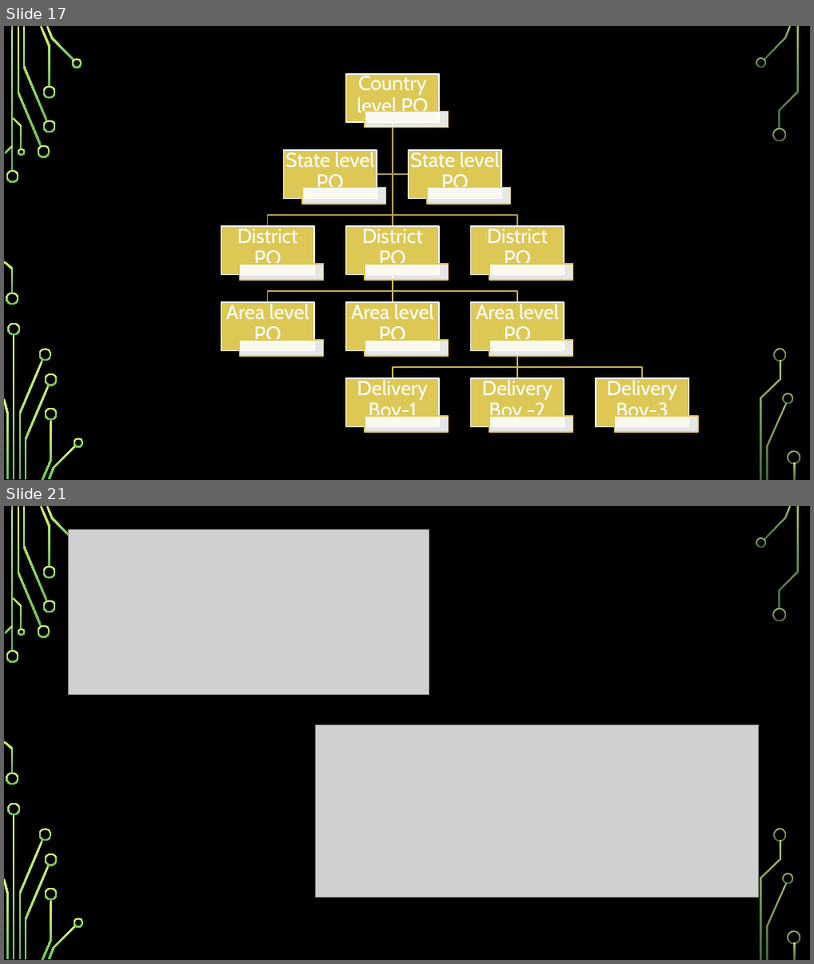
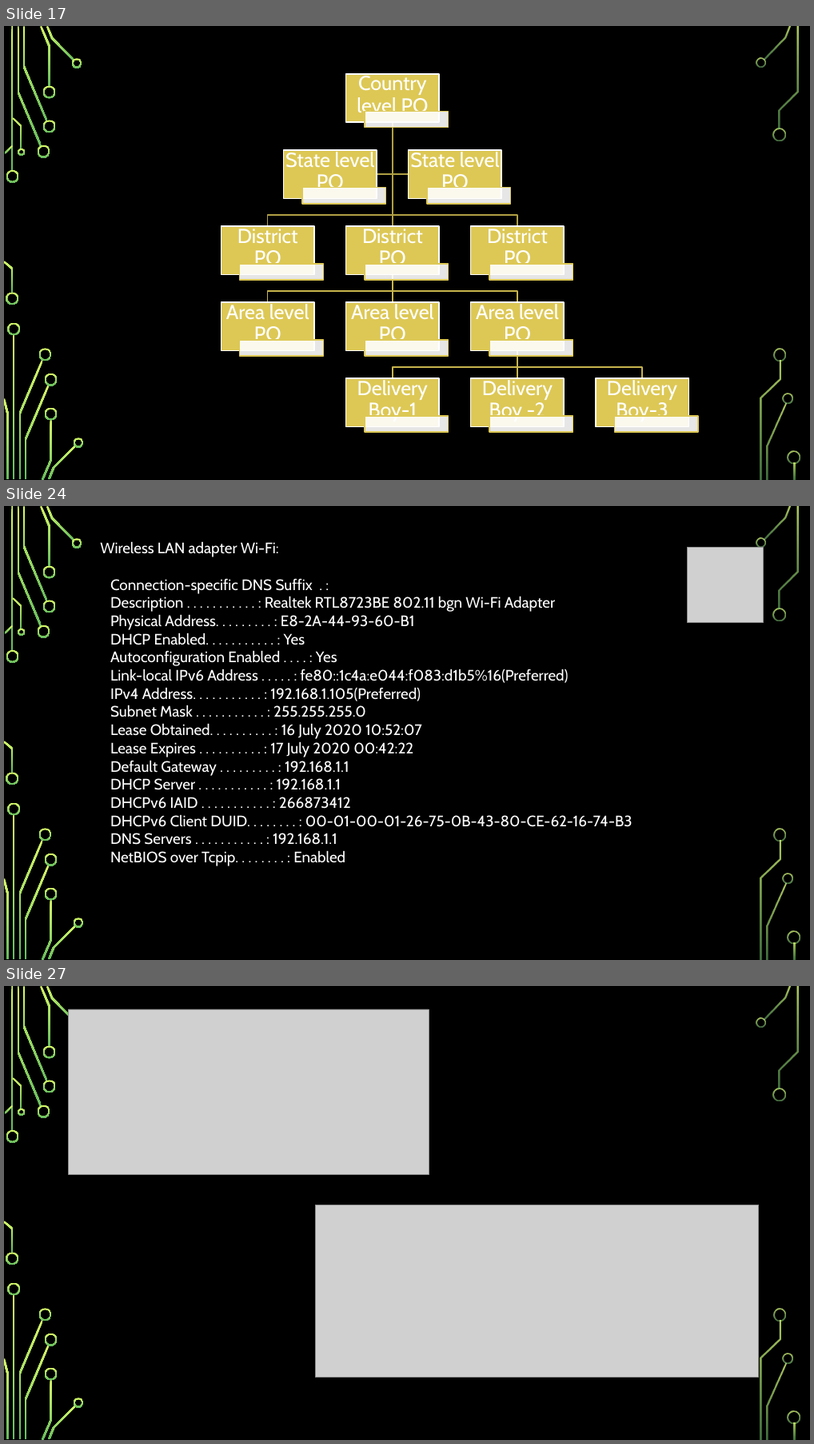
Before and after one commit to girishsukukumar/IoTWorkshop, a slide deck: Module-1.pptx. Shown one above the other, each under a label of ours: slides 17 and 21 before the commit, slides 17, 24 and 27 after it; the slides between them are not shown. The pictures are 814x964 and 814x1444 pixels, drawn with LibreOffice and Linux fonts; fonts in the diff are those of the drawing; grey boxes stand for pictures; background and template pictures are left out. Boxes give left, top, right and bottom in pixels: in the first picture for what was removed or moved away, otherwise in the second. Text is boxed around its words. In the diff, an @@ line names an element or a change of style, - is before the commit and + after.

```diff
--- a/Module-1.pptx
+++ b/Module-1.pptx
@@ slide 24 added at (x1=4, y1=506, x2=810, y2=960), background picture (left out); not listed: 36 template elements that a slide beside it also shows @@
@@ text added at (x1=100, y1=541, x2=633, y2=866), 18 pt, text #FFFFFF @@
+Wireless LAN adapter Wi-Fi:
+Connection-specific DNS Suffix . :
+Description . . . . . . . . . . . : Realtek RTL8723BE 802.11 bgn Wi-Fi Adapter
+Physical Address. . . . . . . . . : E8-2A-44-93-60-B1
+DHCP Enabled. . . . . . . . . . . : Yes
+Autoconfiguration Enabled . . . . : Yes
+Link-local IPv6 Address . . . . . : fe80::1c4a:e044:f083:d1b5%16(Preferred)
+IPv4 Address. . . . . . . . . . . : 192.168.1.105(Preferred)
+Subnet Mask . . . . . . . . . . . : 255.255.255.0
+Lease Obtained. . . . . . . . . . : 16 July 2020 10:52:07
+Lease Expires . . . . . . . . . . : 17 July 2020 00:42:22
+Default Gateway . . . . . . . . . : 192.168.1.1
+DHCP Server . . . . . . . . . . . : 192.168.1.1
+DHCPv6 IAID . . . . . . . . . . . : 266873412
+DHCPv6 Client DUID. . . . . . . . : 00-01-00-01-26-75-0B-43-80-CE-62-16-74-B3
+DNS Servers . . . . . . . . . . . : 192.168.1.1
+NetBIOS over Tcpip. . . . . . . . : Enabled
@@ picture added at (x1=688, y1=547, x2=764, y2=623) @@
@@ what was slide 21 is now slide 27 @@
```
Also in this commit, not shown: 6 slides changed, 5 other slides added.
